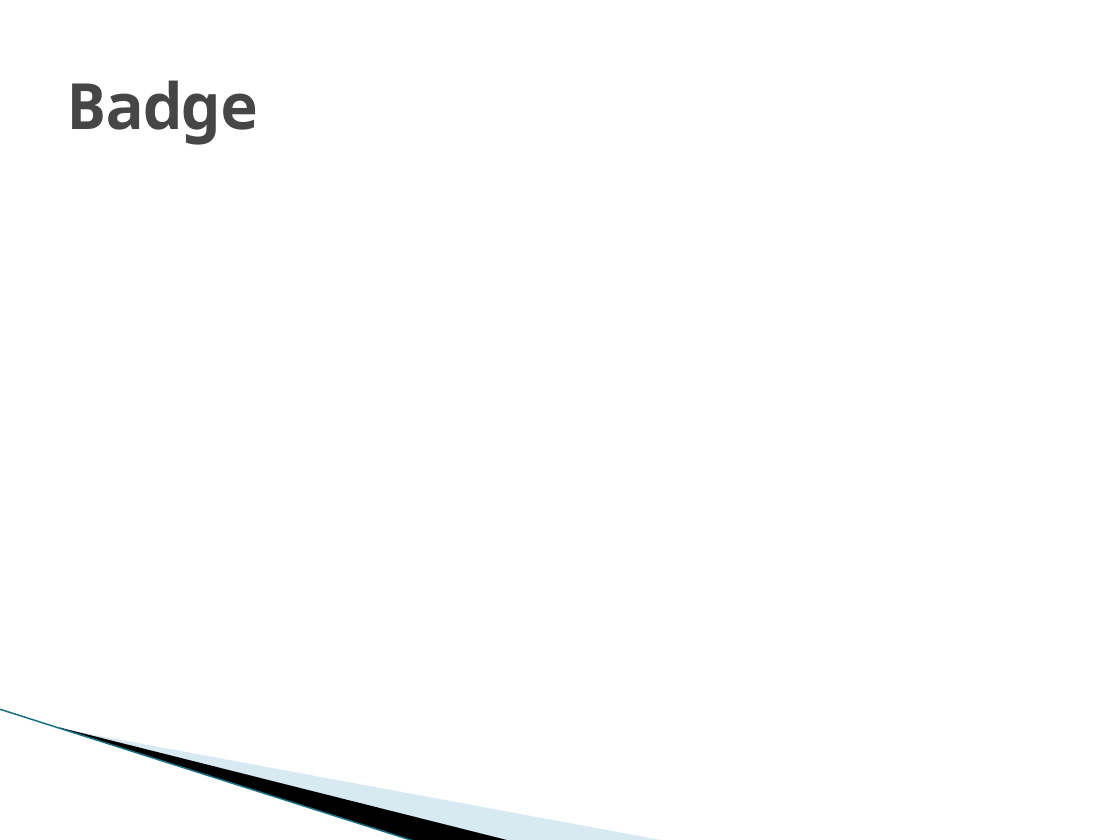
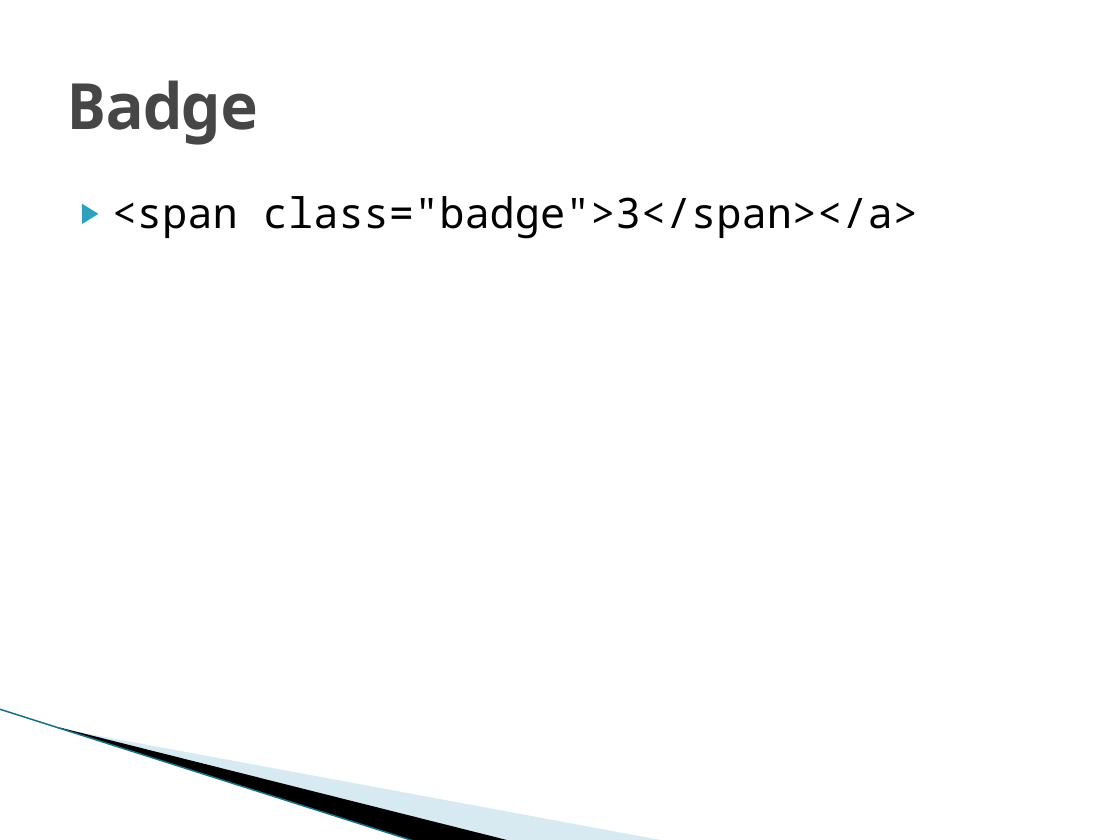
Before and after one commit to ericyuTestrite/TestRite-ITSG, a slide deck: slide 5 of Meeting-05/Bootstrap Lab 3.pptx. Drawn at 1120x840 pixels with LibreOffice and Linux fonts; fonts in the diff are those of the drawing; background and template pictures are left out. Boxes give left, top, right and bottom in pixels: in the first picture for what was removed or moved away, otherwise in the second. Text is boxed around its words. In the diff, an @@ line names an element or a change of style, - is before the commit and + after.

```diff
--- a/Meeting-05/Bootstrap Lab 3.pptx
+++ b/Meeting-05/Bootstrap Lab 3.pptx
@@ text added at [112, 196, 918, 239], 27 pt, text #000000 @@
+▶ <span class="badge">3</span></a>
```
Also in this commit, not shown: 1 other slide changed, 18 other files.
